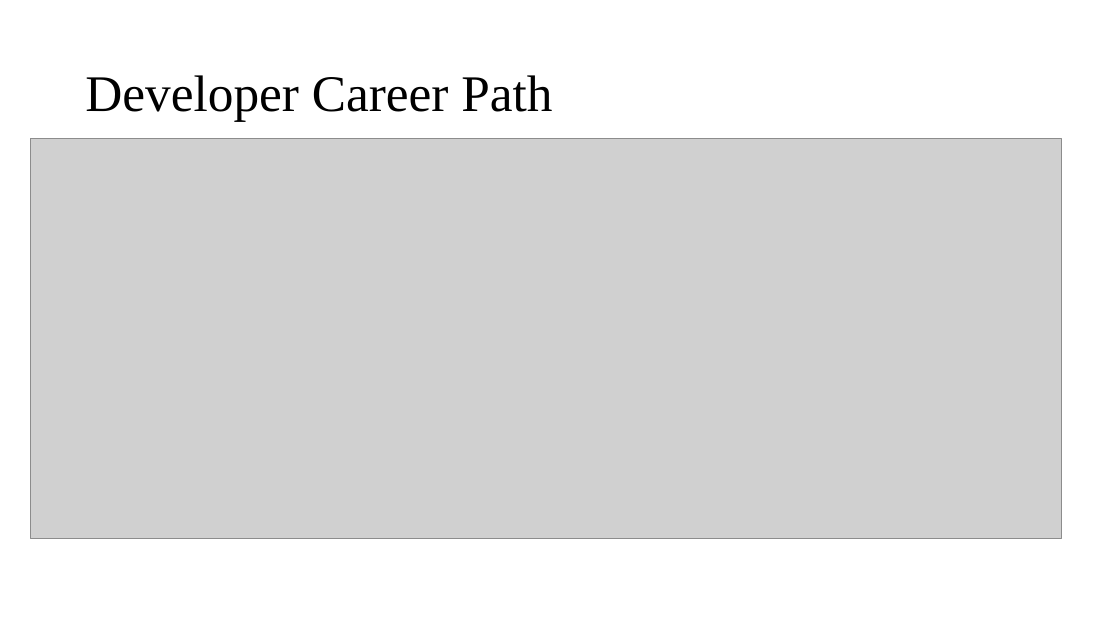
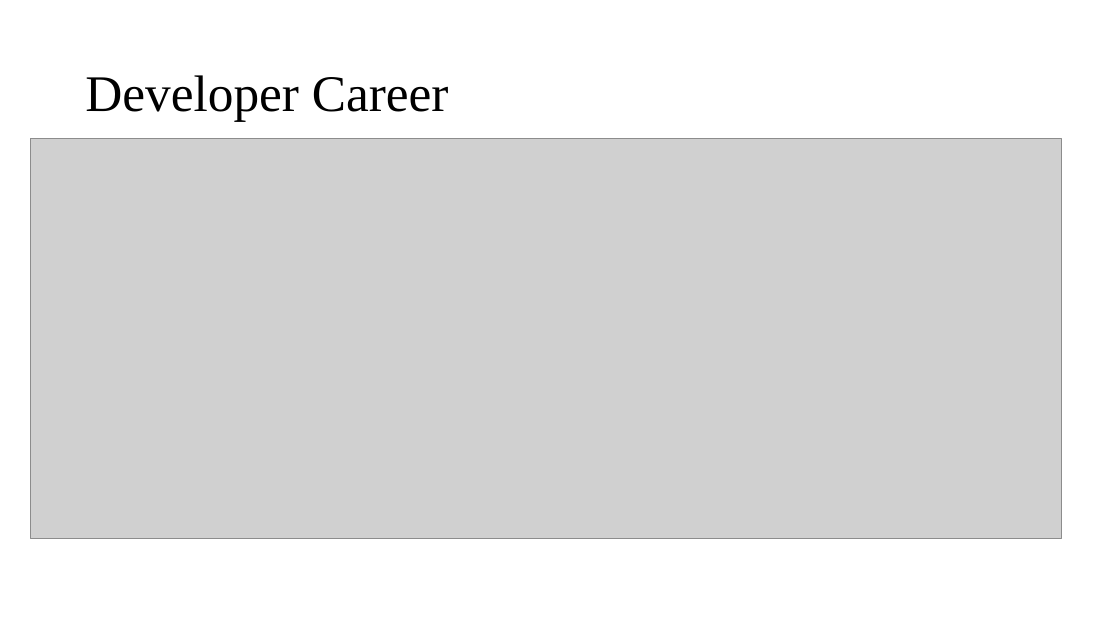
Before and after one commit to ngohungphuc/Presentation, a slide deck: slide 6 of SE.pptx. Drawn at 1120x630 pixels with LibreOffice and Linux fonts; fonts in the diff are those of the drawing; grey boxes stand for pictures. Boxes give left, top, right and bottom in pixels: in the first picture for what was removed or moved away, otherwise in the second. Text is boxed around its words. In the diff, an @@ line names an element or a change of style, - is before the commit and + after.

```diff
--- a/SE.pptx
+++ b/SE.pptx
@@ title at [85,75,449,121]: text changed @@
-Developer Career Path
+Developer Career
```
Also in this commit, not shown: 8 other slides changed.
